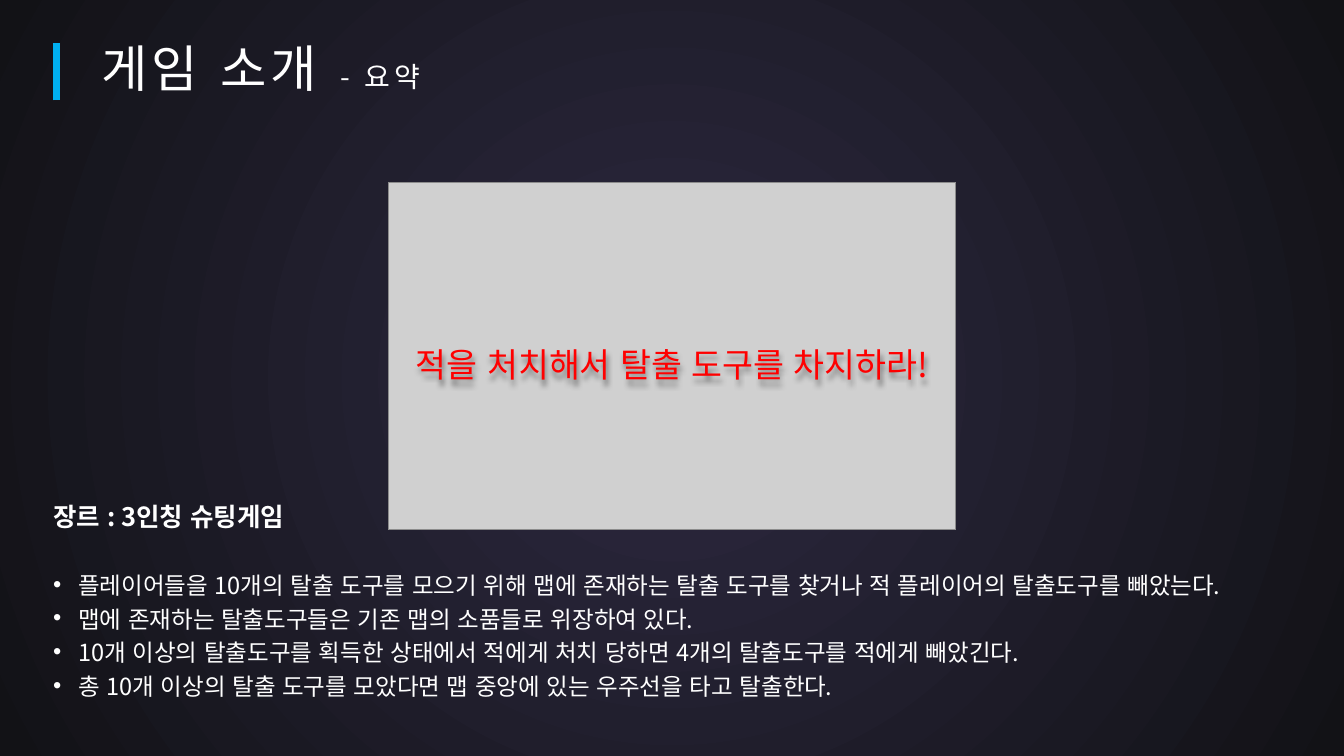
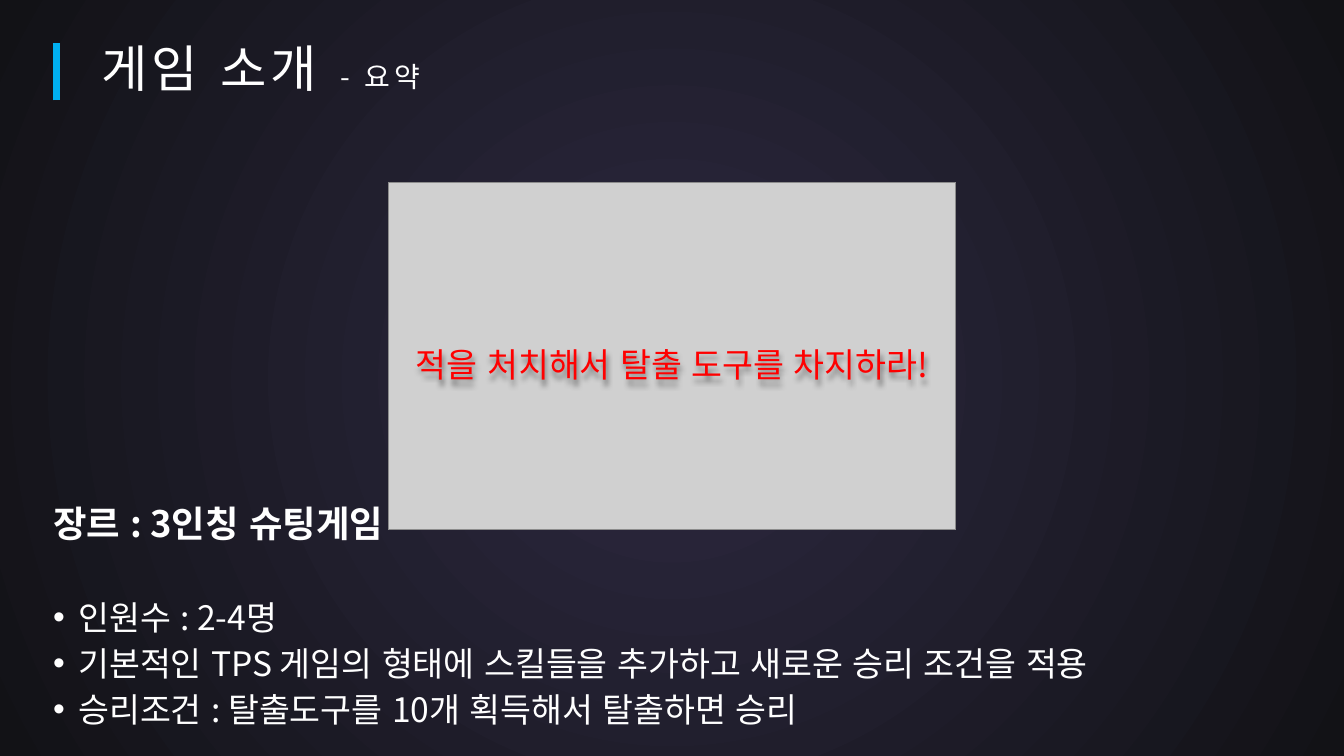
Before and after one commit to SuperTaeJun/GraduationWork, a slide deck: slide 3 of 작업일지 && 졸작자료/중간평가.pptx. Drawn at 1344x756 pixels with LibreOffice and Linux fonts; fonts in the diff are those of the drawing; grey boxes stand for pictures. Boxes give left, top, right and bottom in pixels: in the first picture for what was removed or moved away, otherwise in the second. Text is boxed around its words. In the diff, an @@ line names an element or a change of style, - is before the commit and + after.

```diff
--- a/작업일지 && 졸작자료/중간평가.pptx
+++ b/작업일지 && 졸작자료/중간평가.pptx
@@ text at [53,506,383,541]: size 18.2 to 26 pt in "장르 : 3인칭 슈팅게임"; line spacing 0.7 to 0.8 @@
@@ text at [78,602,1088,725]: text changed; size 16.8 to 24 pt @@
-• 플레이어들을 10개의 탈출 도구를 모으기 위해 맵에 존재하는 탈출 도구를 찾거나 적 플레이어의 탈출도구를 빼았는다.
-• 맵에 존재하는 탈출도구들은 기존 맵의 소품들로 위장하여 있다.
-• 10개 이상의 탈출도구를 획득한 상태에서 적에게 처치 당하면 4개의 탈출도구를 적에게 빼았긴다.
-• 총 10개 이상의 탈출 도구를 모았다면 맵 중앙에 있는 우주선을 타고 탈출한다.
+• 인원수 : 2-4명
+• 기본적인 TPS 게임의 형태에 스킬들을 추가하고 새로운 승리 조건을 적용
+• 승리조건 : 탈출도구를 10개 획득해서 탈출하면 승리
```
